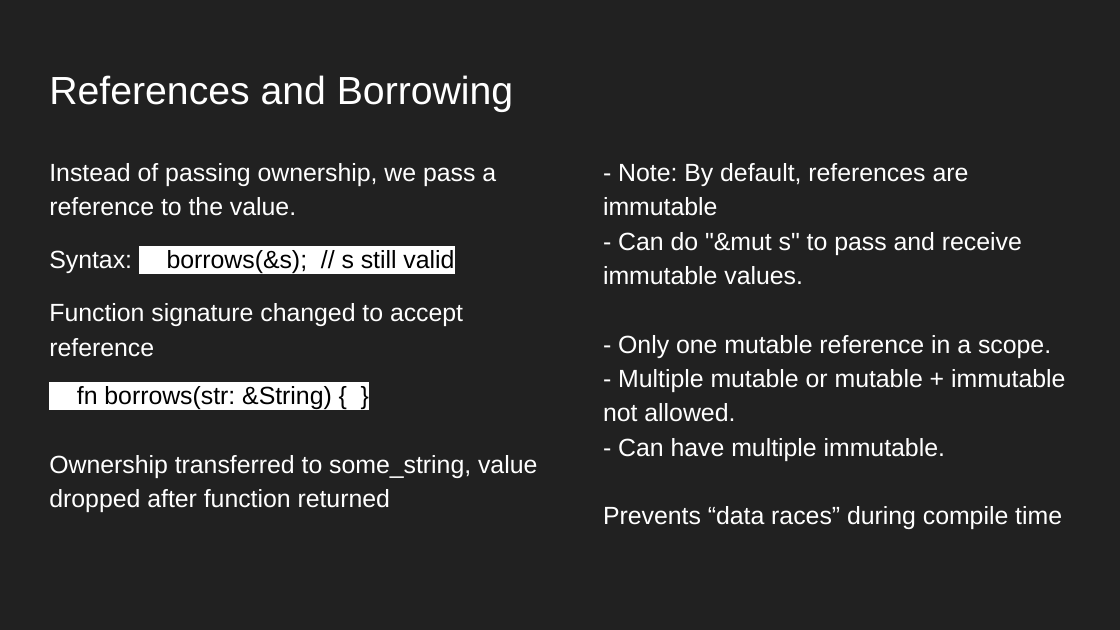
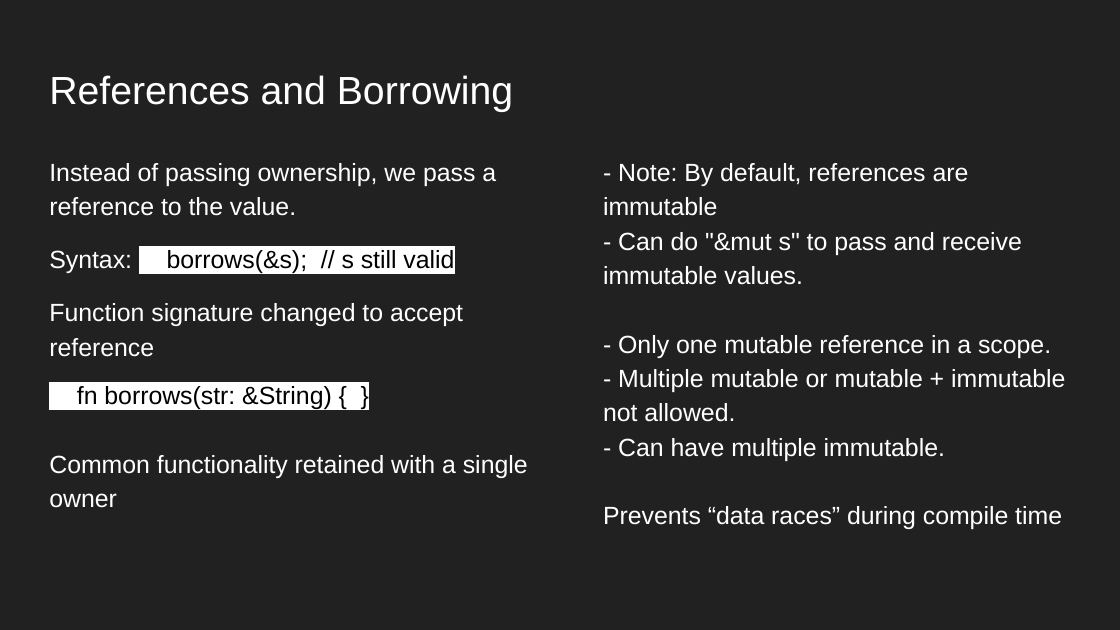
Before and after one commit to IshanManchanda/koss-memory-presentation, a slide deck: slide 15 of presentation.pptx. Drawn at 1120x630 pixels with LibreOffice and Linux fonts; fonts in the diff are those of the drawing. Boxes give left, top, right and bottom in pixels: in the first picture for what was removed or moved away, otherwise in the second. Text is boxed around its words. In the diff, an @@ line names an element or a change of style, - is before the commit and + after.

Commit message:
Minor text change in presentation

```diff
--- a/presentation.pptx
+++ b/presentation.pptx
@@ text at <box>49,455,528,508</box>: text changed @@
-Ownership transferred to some_string, value dropped after function returned
+Common functionality retained with a single owner
```
